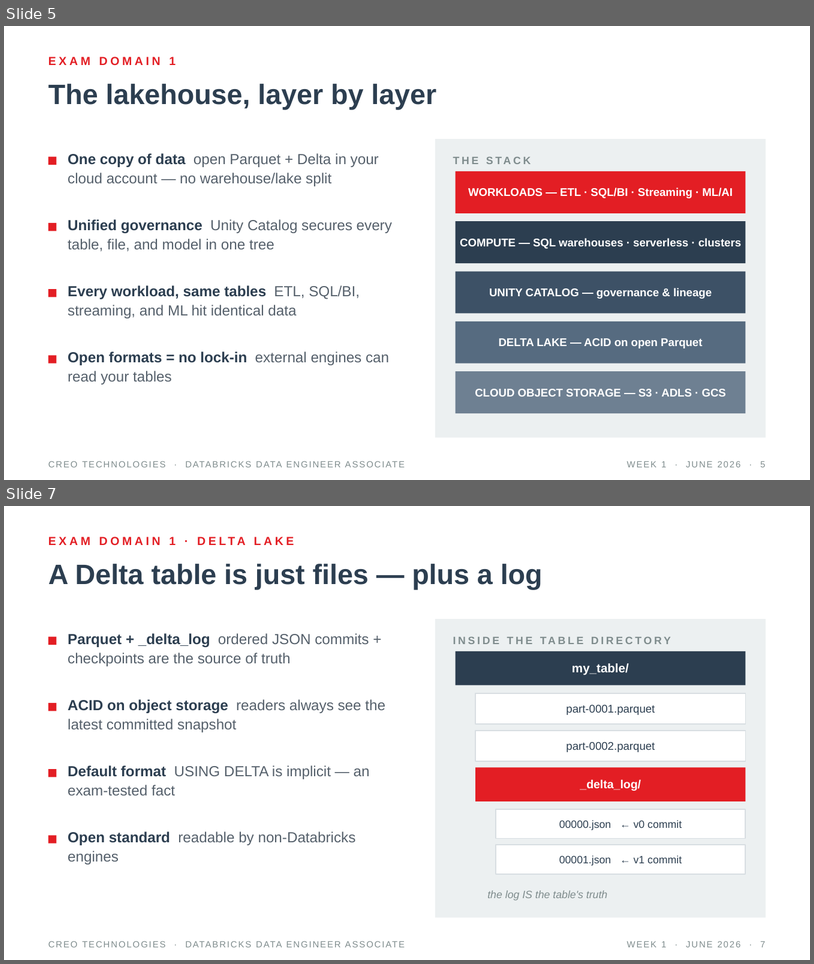
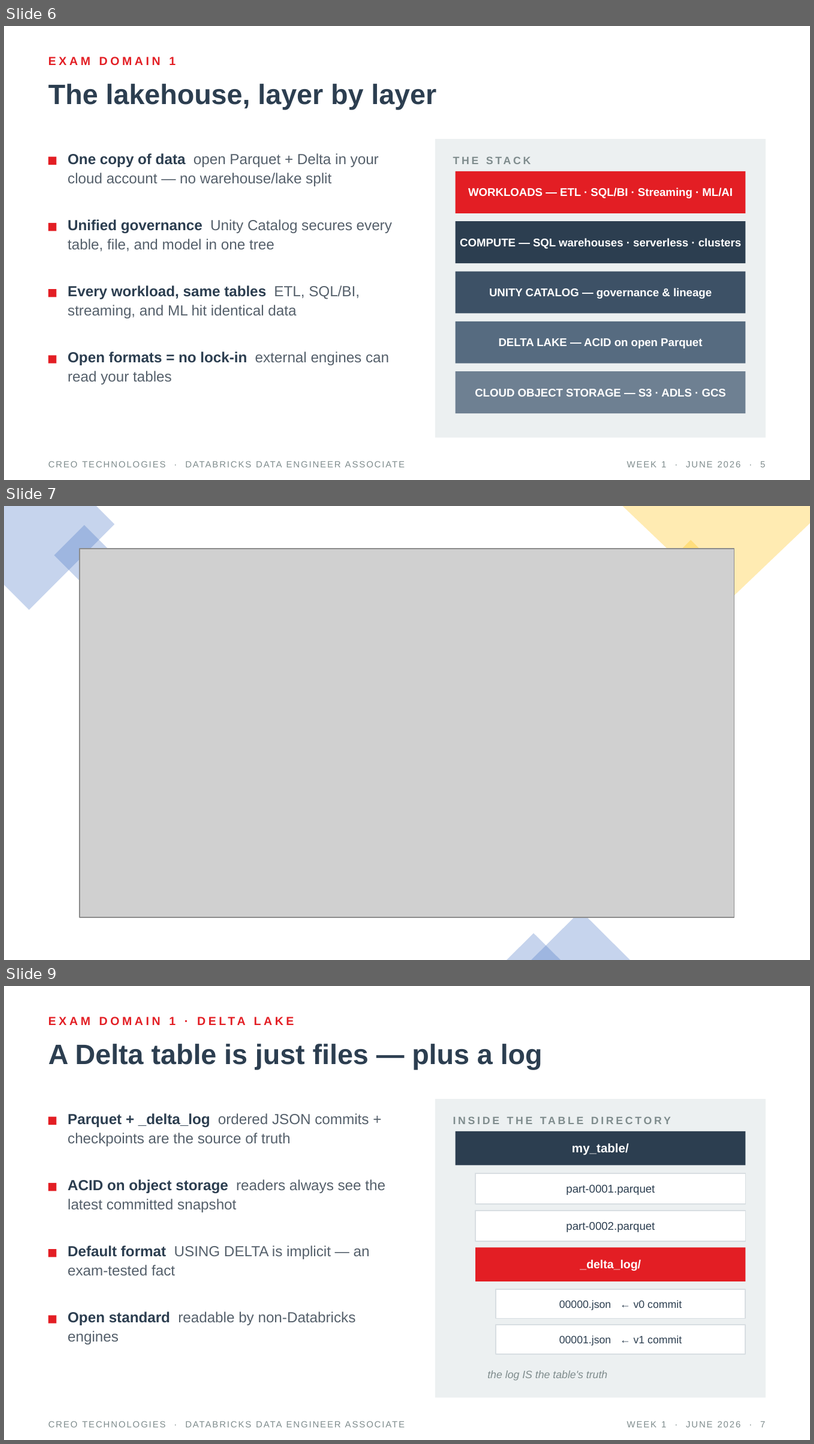
Before and after one commit to tatwan/Databricks_DE_Associate, a slide deck: slides/Week1_Lakehouse_Foundations.pptx. Shown one above the other, each under a label of ours: slides 5 and 7 before the commit, slides 6, 7 and 9 after it; the slides between them are not shown. The pictures are 814x964 and 814x1444 pixels, drawn with LibreOffice and Linux fonts; fonts in the diff are those of the drawing; grey boxes stand for pictures. Boxes give left, top, right and bottom in pixels: in the first picture for what was removed or moved away, otherwise in the second. Text is boxed around its words. In the diff, an @@ line names an element or a change of style, - is before the commit and + after.

```diff
--- a/slides/Week1_Lakehouse_Foundations.pptx
+++ b/slides/Week1_Lakehouse_Foundations.pptx
@@ slide 7 added at (x1=4, y1=506, x2=810, y2=960), background #FFFFFF @@
@@ freeform shape added at (x1=4, y1=506, x2=114, y2=610), fill #4472C4 at 30% opacity @@
@@ freeform shape added at (x1=623, y1=506, x2=810, y2=604), fill #FFC000 at 30% opacity @@
@@ rectangle added at (x1=54, y1=525, x2=114, y2=586), fill #4472C4 at 30% opacity @@
@@ rectangle added at (x1=659, y1=540, x2=723, y2=604), fill #FFC000 at 30% opacity @@
@@ picture added at (x1=80, y1=549, x2=735, y2=917) @@
@@ triangle added at (x1=531, y1=911, x2=630, y2=960), fill #4472C4 at 30% opacity @@
@@ triangle added at (x1=507, y1=933, x2=561, y2=959), fill #4472C4 at 30% opacity @@
@@ what was slide 5 is now slide 6 @@
@@ what was slide 7 is now slide 9 @@
```
Also in this commit, not shown: 3 slides changed, 2 other slides added, 11 other files.
